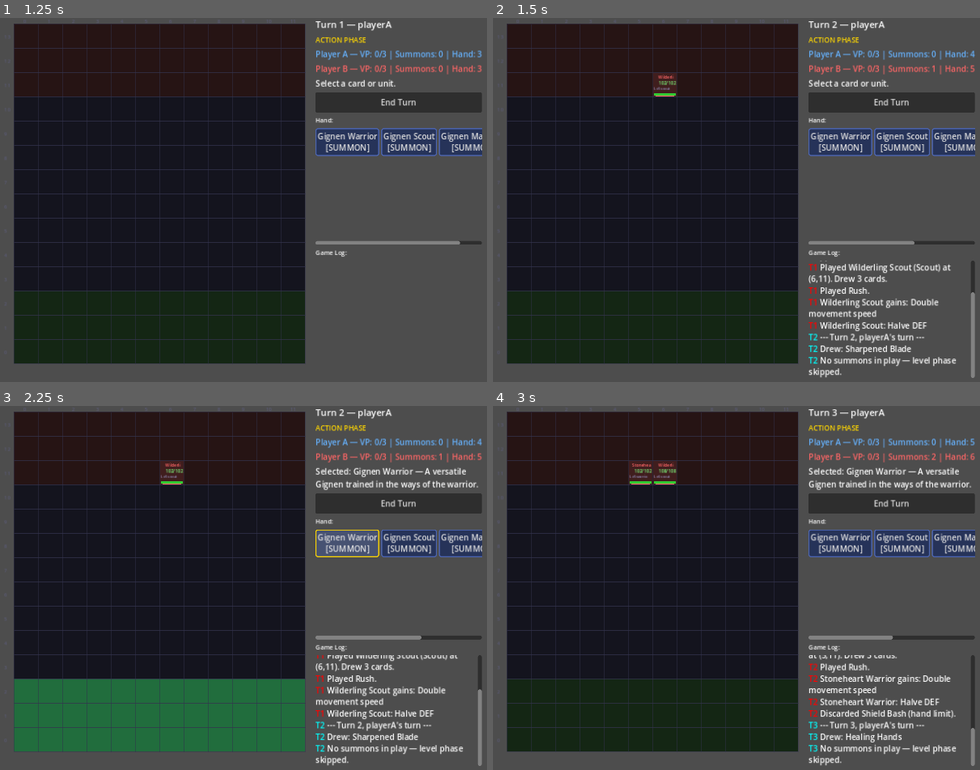
Above: before the commit, frames 1-4 (two rows, left to right).
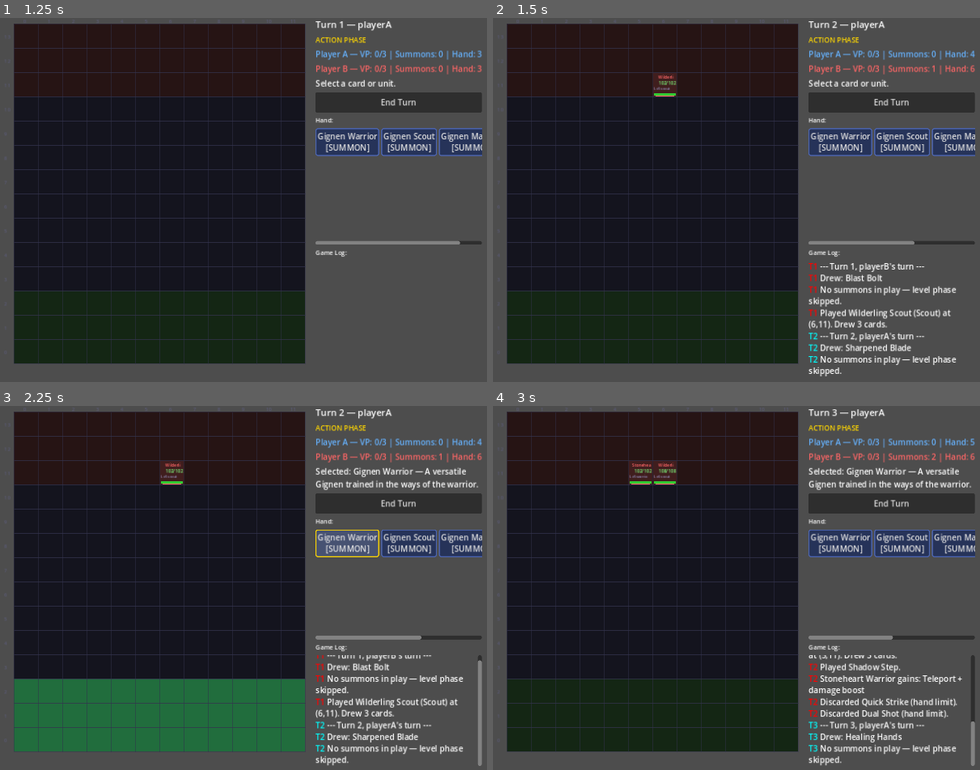
Above: after the commit, the same moments.

Repository: look-itsaxiom/summoners-grid
Game: Godot game, scene res://scenes/menu.tscn
Two runs of this game, one before a commit and one after it. Both use one fixed random seed, a clock stepped at 60 frames per second and the inputs below.
Inputs:
- Up to frame 1 (1.25 s): click "PLAY VS AI" at 0.5 s
- Up to frame 2 (1.5 s): click "End Turn" at 1.25 s
- Up to frame 3 (2.25 s): click "Gignen Warrior [SUMMON]" at 2 s
- Up to frame 4 (3 s): click "End Turn" at 2.75 s

Frame 1 is identical in both runs. In frame 2, 3.0% of the frame differs, in the area x 64-100%, y 12-99%; in frame 3, 1.8%; in frame 4, 0.9%.

Commit message:
feat: expand card pool — 24 action cards, full-size decks
Added 16 action cards: Fireball (BP80 fire), Drain Touch (dark +
lifesteal), Ensnare (earth + immobilize), Dual Shot (extra attack),
Obliterate (BP100 dark), Adventurous Spirit (+2 move), Second Wind
(heal + cleanse), Earth Wall (+DEF), Rally Cry (+1 move all),
Quick Strike (scout physical), Shadow Step (teleport + damage),
Ice Lance (BP50 water), Precision Shot (ranged BP45), Power Surge
(STR buff), Dark Bargain (sacrifice HP for cards).

Player A deck: 17 main cards (was 13)
Player B deck: 15 main cards (was 7)
Total unique cards: 36 (6 summons, 24 actions, 2 quests, 2 buildings)

Co-Authored-By: Claude Opus 4.6 (1M context) <noreply@anthropic.com>

Diff:
--- a/godot/scripts/data/cards.gd
+++ b/godot/scripts/data/cards.gd
@@ -187,6 +187,111 @@
 		"description": "Physical damage that stuns.", "target_type": "enemy_summon",
 		"requirements": [{ "type": "role", "role_family": "warrior", "description": "Requires Warrior" }],
 		"effects": [{ "type": "damage", "base_power": 20, "damage_type": "physical_melee", "can_crit": true, "description": "Bash damage" }],
+	},
+	"fireball": {
+		"id": "fireball", "name": "Fireball", "card_type": "action",
+		"speed": "action", "element": "fire", "pile_destination": "discard",
+		"description": "Heavy magical fire damage.", "target_type": "enemy_summon",
+		"requirements": [{ "type": "role", "role_family": "magician", "description": "Requires Magician" }],
+		"effects": [{ "type": "damage", "base_power": 80, "damage_type": "magical", "element": "fire", "can_crit": true, "description": "Heavy fire damage" }],
+	},
+	"drain_touch": {
+		"id": "drain_touch", "name": "Drain Touch", "card_type": "action",
+		"speed": "action", "element": "dark", "pile_destination": "discard",
+		"description": "Magical dark damage + lifesteal.", "target_type": "enemy_summon",
+		"requirements": [{ "type": "role", "role_family": "magician", "description": "Requires Magician" }],
+		"effects": [{ "type": "damage", "base_power": 30, "damage_type": "magical", "element": "dark", "can_crit": true, "description": "Dark damage + lifesteal" }],
+	},
+	"ensnare": {
+		"id": "ensnare", "name": "Ensnare", "card_type": "action",
+		"speed": "action", "element": "earth", "pile_destination": "discard",
+		"description": "Damage and immobilize.", "target_type": "enemy_summon",
+		"requirements": [{ "type": "role", "role_family": "scout", "description": "Requires Scout" }],
+		"effects": [{ "type": "damage", "base_power": 25, "damage_type": "physical_melee", "element": "earth", "can_crit": true, "description": "Earth damage + immobilize" }],
+	},
+	"dual_shot": {
+		"id": "dual_shot", "name": "Dual Shot", "card_type": "action",
+		"speed": "action", "element": "neutral", "pile_destination": "recharge",
+		"description": "Grant extra attack this turn.", "target_type": "ally_summon",
+		"requirements": [],
+		"effects": [{ "type": "buff", "description": "Extra basic attack", "duration": "end_of_turn" }],
+	},
+	"obliterate": {
+		"id": "obliterate", "name": "Obliterate", "card_type": "action",
+		"speed": "action", "element": "dark", "pile_destination": "discard",
+		"description": "Massive magical dark damage.", "target_type": "enemy_summon",
+		"requirements": [{ "type": "role", "role_family": "magician", "description": "Requires Magician" }],
+		"effects": [{ "type": "damage", "base_power": 100, "damage_type": "magical", "element": "dark", "can_crit": true, "description": "Massive dark damage" }],
+	},
+	"adventurous_spirit": {
+		"id": "adventurous_spirit", "name": "Adventurous Spirit", "card_type": "action",
+		"speed": "action", "element": "wind", "pile_destination": "recharge",
+		"description": "+2 movement speed this turn.", "target_type": "ally_summon",
+		"requirements": [],
+		"effects": [{ "type": "buff", "description": "+2 movement", "duration": "end_of_turn" }],
+	},
+	"second_wind": {
+		"id": "second_wind", "name": "Second Wind", "card_type": "action",
+		"speed": "action", "element": "wind", "pile_destination": "recharge",
+		"description": "Moderate heal + cleanse debuffs.", "target_type": "ally_summon",
+		"requirements": [],
+		"effects": [{ "type": "heal", "base_power": 30, "can_crit": false, "description": "Heal + cleanse" }],
+	},
+	"earth_wall": {
+		"id": "earth_wall", "name": "Earth Wall", "card_type": "action",
+		"speed": "action", "element": "earth", "pile_destination": "recharge",
+		"description": "+DEF until end of next turn.", "target_type": "ally_summon",
+		"requirements": [],
+		"effects": [{ "type": "buff", "description": "+DEF boost", "duration": "end_of_next_turn" }],
+	},
+	"rally_cry": {
+		"id": "rally_cry", "name": "Rally Cry", "card_type": "action",
+		"speed": "action", "element": "neutral", "pile_destination": "recharge",
+		"description": "All allies gain +1 movement.", "target_type": "ally_summon",
+		"requirements": [],
+		"effects": [{ "type": "buff", "description": "+1 movement to all allies", "duration": "end_of_turn" }],
+	},
+	"quick_strike": {
+		"id": "quick_strike", "name": "Quick Strike", "card_type": "action",
+		"speed": "action", "element": "neutral", "pile_destination": "recharge",
+		"description": "Fast physical attack.", "target_type": "enemy_summon",
+		"requirements": [{ "type": "role", "role_family": "scout", "description": "Requires Scout" }],
+		"effects": [{ "type": "damage", "base_power": 35, "damage_type": "physical_melee", "can_crit": true, "description": "Quick physical hit" }],
+	},
+	"shadow_step": {
+		"id": "shadow_step", "name": "Shadow Step", "card_type": "action",
+		"speed": "action", "element": "dark", "pile_destination": "recharge",
+		"description": "Teleport summon + bonus damage.", "target_type": "ally_summon",
+		"requirements": [{ "type": "role", "role_family": "scout", "description": "Requires Scout" }],
+		"effects": [{ "type": "buff", "description": "Teleport + damage boost", "duration": "end_of_turn" }],
+	},
+	"ice_lance": {
+		"id": "ice_lance", "name": "Ice Lance", "card_type": "action",
+		"speed": "action", "element": "water", "pile_destination": "discard",
+		"description": "Magical water damage + slow.", "target_type": "enemy_summon",
+		"requirements": [{ "type": "role", "role_family": "magician", "description": "Requires Magician" }],
+		"effects": [{ "type": "damage", "base_power": 50, "damage_type": "magical", "element": "water", "can_crit": true, "description": "Ice damage + slow" }],
+	},
+	"precision_shot": {
+		"id": "precision_shot", "name": "Precision Shot", "card_type": "action",
+		"speed": "action", "element": "neutral", "pile_destination": "discard",
+		"description": "High-accuracy ranged attack.", "target_type": "enemy_summon",
+		"requirements": [{ "type": "role", "role_family": "scout", "description": "Requires Scout" }],
+		"effects": [{ "type": "damage", "base_power": 45, "damage_type": "physical_ranged", "can_crit": true, "description": "Precise ranged hit" }],
+	},
+	"power_surge": {
+		"id": "power_surge", "name": "Power Surge", "card_type": "action",
+		"speed": "action", "element": "neutral", "pile_destination": "recharge",
+		"description": "Greatly boost STR this turn.", "target_type": "ally_summon",
+		"requirements": [{ "type": "role", "role_family": "warrior", "description": "Requires Warrior" }],
+		"effects": [{ "type": "buff", "description": "+STR surge", "duration": "end_of_turn" }],
+	},
+	"dark_bargain": {
+		"id": "dark_bargain", "name": "Dark Bargain", "card_type": "action",
+		"speed": "action", "element": "dark", "pile_destination": "discard",
+		"description": "Sacrifice HP to draw 2 cards.", "target_type": "ally_summon",
+		"requirements": [],
+		"effects": [{ "type": "special", "description": "Sacrifice 20% HP, draw 2" }],
 	},
 }
 
@@ -236,21 +341,25 @@
 			{ "summon": SUMMONS["gignen_scout_a"].duplicate(true), "role_id": "scout" },
 			{ "summon": SUMMONS["gignen_magician_a"].duplicate(true), "role_id": "magician" },
 		],
-		"main_deck": [
-			ACTIONS["sharpened_blade"].duplicate(true),
-			ACTIONS["healing_hands"].duplicate(true),
-			ACTIONS["rush"].duplicate(true),
-			ACTIONS["rush"].duplicate(true),
-			ACTIONS["tempest_slash"].duplicate(true),
-			ACTIONS["battle_cry"].duplicate(true),
-			ACTIONS["mend_wounds"].duplicate(true),
-			ACTIONS["shield_bash"].duplicate(true),
-			BUILDINGS["gignen_country"].duplicate(true),
-			BUILDINGS["healing_spring"].duplicate(true),
-			QUESTS["nearwood_forest"].duplicate(true),
-			QUESTS["nearwood_forest"].duplicate(true),
-			QUESTS["trial_of_strength"].duplicate(true),
-		],
+		"main_deck": _dup_all([
+			ACTIONS["sharpened_blade"],
+			ACTIONS["healing_hands"],
+			ACTIONS["rush"],
+			ACTIONS["rush"],
+			ACTIONS["tempest_slash"],
+			ACTIONS["adventurous_spirit"],
+			ACTIONS["battle_cry"],
+			ACTIONS["mend_wounds"],
+			ACTIONS["shield_bash"],
+			ACTIONS["second_wind"],
+			ACTIONS["earth_wall"],
+			ACTIONS["rally_cry"],
+			BUILDINGS["gignen_country"],
+			BUILDINGS["healing_spring"],
+			QUESTS["nearwood_forest"],
+			QUESTS["nearwood_forest"],
+			QUESTS["trial_of_strength"],
+		]),
 		"advance_deck": [],
 	}
 
@@ -262,14 +371,29 @@
 			{ "summon": SUMMONS["stoneheart_warrior_b"].duplicate(true), "role_id": "warrior" },
 			{ "summon": SUMMONS["wilderling_scout_b"].duplicate(true), "role_id": "scout" },
 		],
-		"main_deck": [
-			ACTIONS["blast_bolt"].duplicate(true),
-			ACTIONS["blast_bolt"].duplicate(true),
-			ACTIONS["healing_hands"].duplicate(true),
-			ACTIONS["rush"].duplicate(true),
-			ACTIONS["tempest_slash"].duplicate(true),
-			ACTIONS["mend_wounds"].duplicate(true),
-			ACTIONS["shield_bash"].duplicate(true),
-		],
+		"main_deck": _dup_all([
+			ACTIONS["blast_bolt"],
+			ACTIONS["blast_bolt"],
+			ACTIONS["fireball"],
+			ACTIONS["drain_touch"],
+			ACTIONS["ensnare"],
+			ACTIONS["dual_shot"],
+			ACTIONS["quick_strike"],
+			ACTIONS["shadow_step"],
+			ACTIONS["obliterate"],
+			ACTIONS["ice_lance"],
+			ACTIONS["precision_shot"],
+			ACTIONS["power_surge"],
+			ACTIONS["dark_bargain"],
+			ACTIONS["healing_hands"],
+			ACTIONS["mend_wounds"],
+		]),
 		"advance_deck": [],
 	}
+
+
+func _dup_all(cards: Array) -> Array:
+	var result: Array = []
+	for c in cards:
+		result.append(c.duplicate(true))
+	return result
